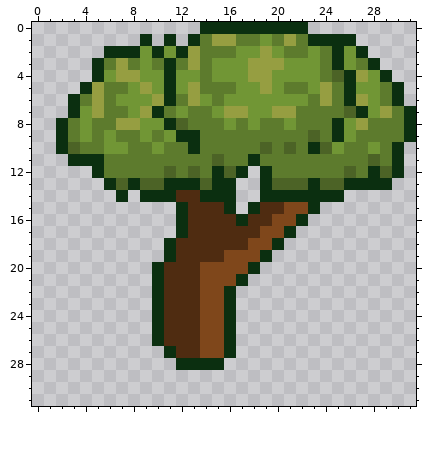
Two versions of one pixel-art sprite, resources/tile/acacia.png. The first picture shows the starting point.
The file is 32x32 pixels.
New version:
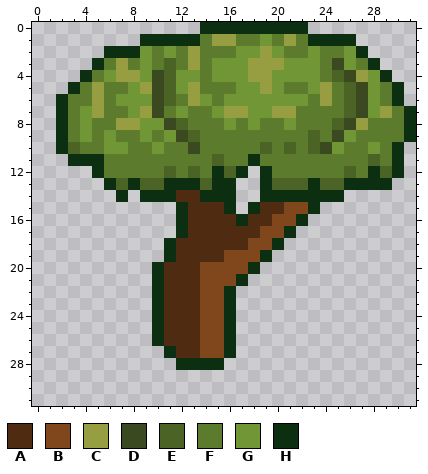
Palette (. is transparent): A #4f2c11  B #7f471b  C #969e41  D #3a4920  E #4c6326  F #5d7b2d  G #719635  H #0b2f10
Change:
@@ x 0..31 @@
  0 ..............HHHHHHHHH.........
- 1 .........H.H.HFCCFFGFCFHHHH.....
- 2 ......HHHGHGHCFFFGGCGFFGFHGH....
- 3 .....HFCFGFHFCFGGGCCCGGGFHGFH...
- 4 .....HGCCGGHGGFGGGCCGGGGFEHCGH..
- 5 ....HCFFGCGHGCFFFGGCGFFGCFHGGFH.
- 6 ...HFCFGGGCHFCGFGGGGGGGFCFHCGFH.
- 7 ...HGCFFGCHFGFFGCCGGCCFFFFEHGCFH
- 8 ..HFGFFCCGGHEFFFGFGFFGFFFHGCFFFH
- 9 ..HFGFGFFGFGHHFFFFFFFFFEFHGFFFFH
-10 ..HEFFGGFFGFFHFFFFFEFEFHEGFFGFH.
+ 1 .........HHHHHFCCFFGFCFHHHH.....
+ 2 ......HHHGFGFCFFFGGCGFFGFFGH....
+ 3 .....HFCFGFEFCFGGGCCCGGGFDGFH...
+ 4 ....HFGCCGDEGGFGGGCCGGGGFEDCGH..
+ 5 ...HFCFFGCDEGCFFFGGCGFFGCFEDGFH.
+ 6 ..HFFCFGGGDEFCGFGGGGGGGFCFEDGFH.
+ 7 ..HFGCFFGCDFGFFGCCGGCCFFFFEDGCFH
+ 8 ..HFGFFCCGGDEFFFGFGFFGFFFEDCFFFH
+ 9 ..HFGFGFFGFGDEFFFFFFFFFEFDGFFFFH
+10 ..HEFFGGFFGFFDFFFFFEFEFEDGFFGFH.
 11 ...HHHFFFFFFFFFEFFHFFFFFFFFFEFH.
Where, in picture pixels (left, top, right, bottom), the same in both pictures:
changed: (152, 34, 200, 154)
changed: (308, 46, 368, 154)
changed: (56, 70, 104, 118)
